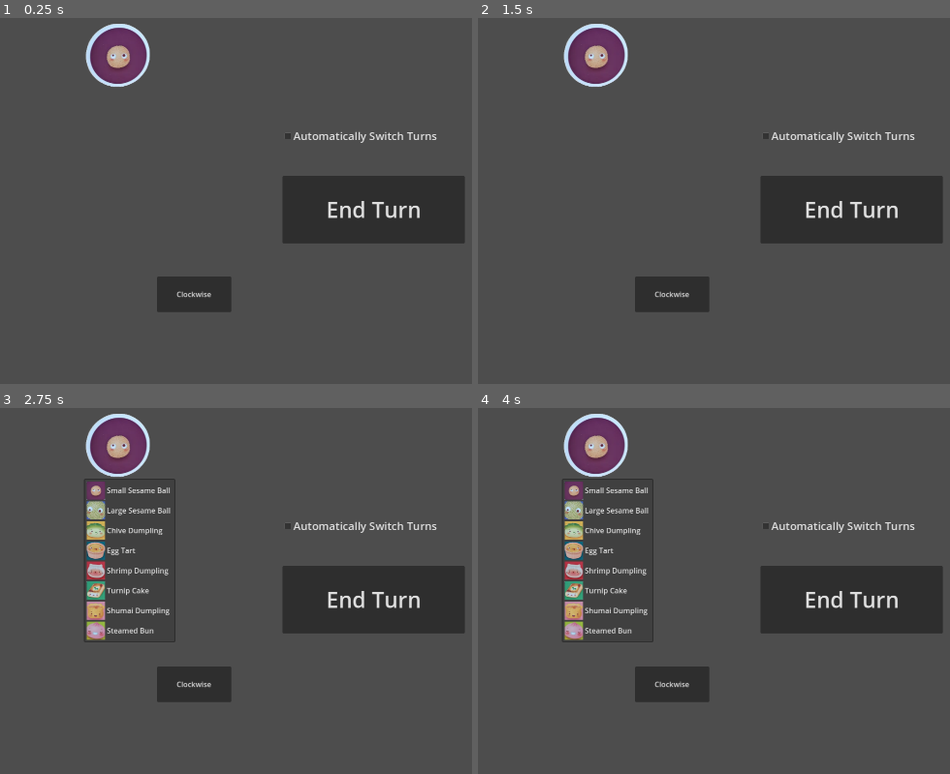
Above: before the commit, frames 1-4 (two rows, left to right).
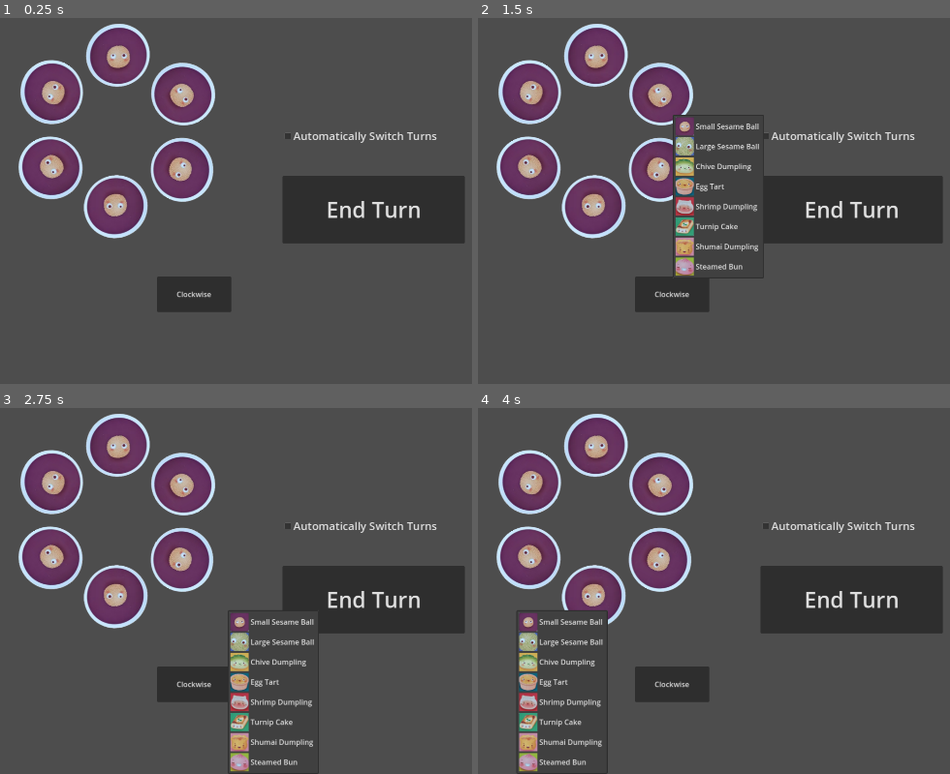
Above: after the commit, the same moments.

Repository: BrandonChang1/CPSC481AIsushidimsum
Game: Godot game, scene res://main.tscn
The game is run twice, just before and just after one commit, with the same random seed, the same clock (stepped at 60 frames per second) and the same inputs.
Inputs (mouse positions are in pixels of both pictures, inside the frame that each line leads up to; where the layout moved, square brackets give the same spot in the first picture):
- Up to frame 1 (0.25 s): no input
- Up to frame 2 (1.5 s): click (596, 54) at 0.5 s; click (662, 94) [596, 54] at 1.25 s
- Up to frame 3 (2.75 s): click (184, 558) [118, 444] at 2 s
- Up to frame 4 (4 s): click (596, 598) [596, 444] at 2.75 s; click (529, 558) [596, 444] at 3.5 s

The runs differ from the first frame. In frame 1, 9.3% of the frame differs, in the area x 3-46%, y 1-61%; in frame 2, 11%; in frame 3, 14%, in the area x 3-68%, y 1-100%; in frame 4, 13%.
Error before the commit: Parse Error: Identifier "bowl" not declared in the current scope. (res://main.tscn::GDScript_pa3jy:48)

Commit message:
rotation messy but works

Diff:
--- a/main.tscn
+++ b/main.tscn
@@ -16,15 +16,11 @@
 # for opponents, do simple label counter, for yourself do stacked icons
 extends Control
 
-@onready var bowl0 = $Bowl0
-@onready var bowl1 = $Bowl1
-@onready var bowl2 = $Bowl2
-@onready var bowl3 = $Bowl3
-@onready var bowl4 = $Bowl4
-@onready var bowl5 = $Bowl5
-
-var bowls = [bowl0, bowl1, bowl2, bowl3, bowl4, bowl5] # why can this not be const?
-var rotations = [0, 60 * 1, 60 * 2, 60 * 3, 60 * 4, 60 * 5]
+var bowls = []
+var rotations_start = [0, 2*PI/6, 2*PI/6 * 2, 2*PI/6 * 3, 2*PI/6 * 4, 2*PI/6 * 5] # need to use radians. if degrees, floating point bullshit occurs
+var rotation_degrees_remaining:int = 0
+
+var all_ready = false
 
 enum {
 	small_sesame,
@@ -57,18 +53,28 @@
 	for n in num_players:
 		player_foods.append([0,0,0,0,0,0,0,0]) # watch out, this is a shallow copy. see the abandoned mahjong for more on this.
 
-	# for n in 6:
-	bowl[n].set_rotation_degrees(bowl1.get_rotation_degrees() + 60)
-	bowl2.set_rotation_degrees(bowl2.get_rotation_degrees() + 60 * 2)
-	bowl3.set_rotation_degrees(bowl3.get_rotation_degrees() + 60 * 3)
-	bowl4.set_rotation_degrees(bowl4.get_rotation_degrees() + 60 * 4)
-	bowl5.set_rotation_degrees(bowl5.get_rotation_degrees() + 60 * 5)
+	var bowl0 = $Bowl0
+	var bowl1 = $Bowl1
+	var bowl2 = $Bowl2
+	var bowl3 = $Bowl3
+	var bowl4 = $Bowl4
+	var bowl5 = $Bowl5
+	bowls = [bowl0, bowl1, bowl2, bowl3, bowl4, bowl5]
+	for n in 6:
+		bowls[n].set_rotation(rotations_start[n])
+
+	all_ready = true
+
 
 
 
 # Called every frame. 'delta' is the elapsed time since the previous frame.
 func _process(delta: float) -> void:
-	pass
+	if all_ready:
+		if rotation_degrees_remaining != 0:
+			for n in 6:
+				bowls[n].set_rotation_degrees(bowls[n].get_rotation_degrees() + 2)
+			rotation_degrees_remaining -= 2
 
 func _on_menu_button_food_taken(bowl: int, taken: int, revealed: int) -> void:
 	player_foods[curr_turn][taken] += 1
@@ -91,11 +97,15 @@
 func _on_button_pressed(arg1:String) -> void:
 	if arg1 == \"turn\":
 		inc_turn()
+	if arg1 == \"ccw\":
+		print(\"ccw button pressed\")
+		rotate_board(-1)
 	if arg1 == \"cw\":
 		print(\"cw button pressed\")
-		bowl1.set_rotation_degrees(bowl1.get_rotation_degrees() + 60)
-		bowl1.set_rotation_degrees(bowl1.get_rotation_degrees() + 60)
-
+		rotate_board(1)
+
+func rotate_board(arg1:int) -> void:
+		rotation_degrees_remaining += 60
 
 func _on_check_box_toggled(toggled_on: bool) -> void:
 	autoturn = toggled_on
@@ -176,7 +186,6 @@
 pivot_offset = Vector2(72, 240)
 theme_override_icons/icon = ExtResource("1_tg8bt")
 expand_icon = true
-switch_on_hover = true
 item_count = 8
 popup/item_0/text = "Small Sesame Ball"
 popup/item_0/icon = ExtResource("2_hj5bs")
@@ -217,7 +226,6 @@
 pivot_offset = Vector2(72, 240)
 theme_override_icons/icon = ExtResource("1_tg8bt")
 expand_icon = true
-switch_on_hover = true
 item_count = 8
 popup/item_0/text = "Small Sesame Ball"
 popup/item_0/icon = ExtResource("2_hj5bs")
@@ -259,7 +267,6 @@
 pivot_offset = Vector2(72, 240)
 theme_override_icons/icon = ExtResource("1_tg8bt")
 expand_icon = true
-switch_on_hover = true
 item_count = 8
 popup/item_0/text = "Small Sesame Ball"
 popup/item_0/icon = ExtResource("2_hj5bs")
@@ -301,7 +308,6 @@
 pivot_offset = Vector2(72, 240)
 theme_override_icons/icon = ExtResource("1_tg8bt")
 expand_icon = true
-switch_on_hover = true
 item_count = 8
 popup/item_0/text = "Small Sesame Ball"
 popup/item_0/icon = ExtResource("2_hj5bs")
@@ -343,7 +349,6 @@
 pivot_offset = Vector2(72, 240)
 theme_override_icons/icon = ExtResource("1_tg8bt")
 expand_icon = true
-switch_on_hover = true
 item_count = 8
 popup/item_0/text = "Small Sesame Ball"
 popup/item_0/icon = ExtResource("2_hj5bs")
@@ -385,7 +390,6 @@
 pivot_offset = Vector2(72, 240)
 theme_override_icons/icon = ExtResource("1_tg8bt")
 expand_icon = true
-switch_on_hover = true
 item_count = 8
 popup/item_0/text = "Small Sesame Ball"
 popup/item_0/icon = ExtResource("2_hj5bs")
